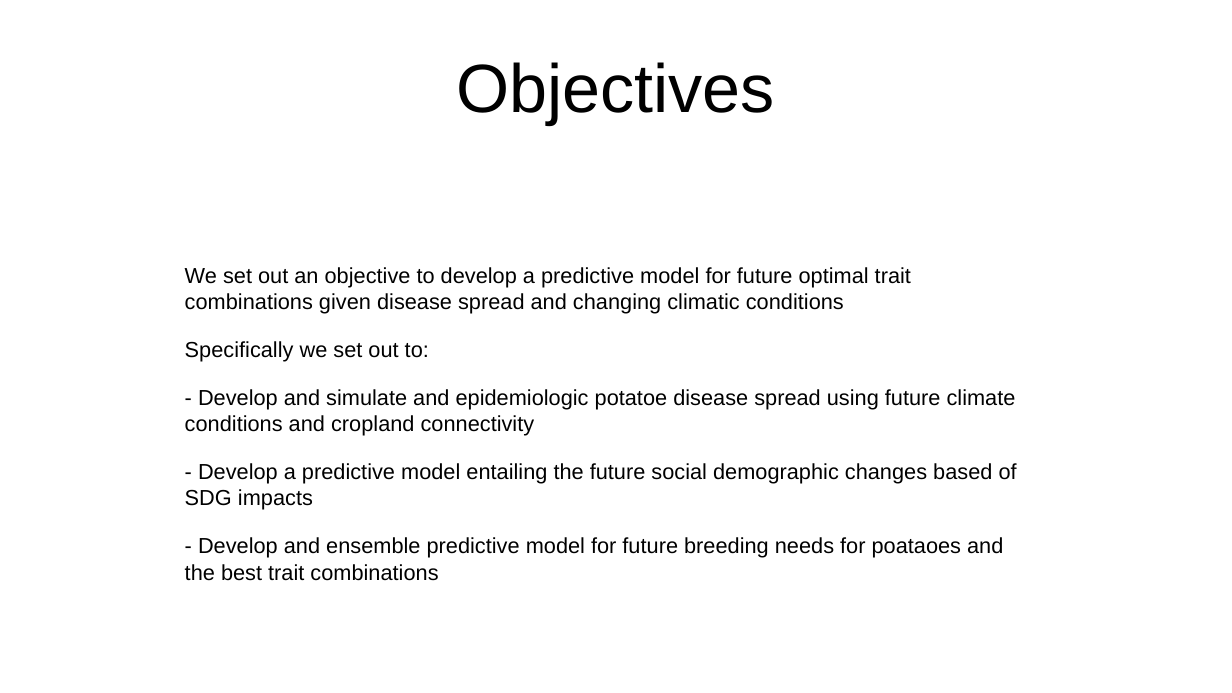
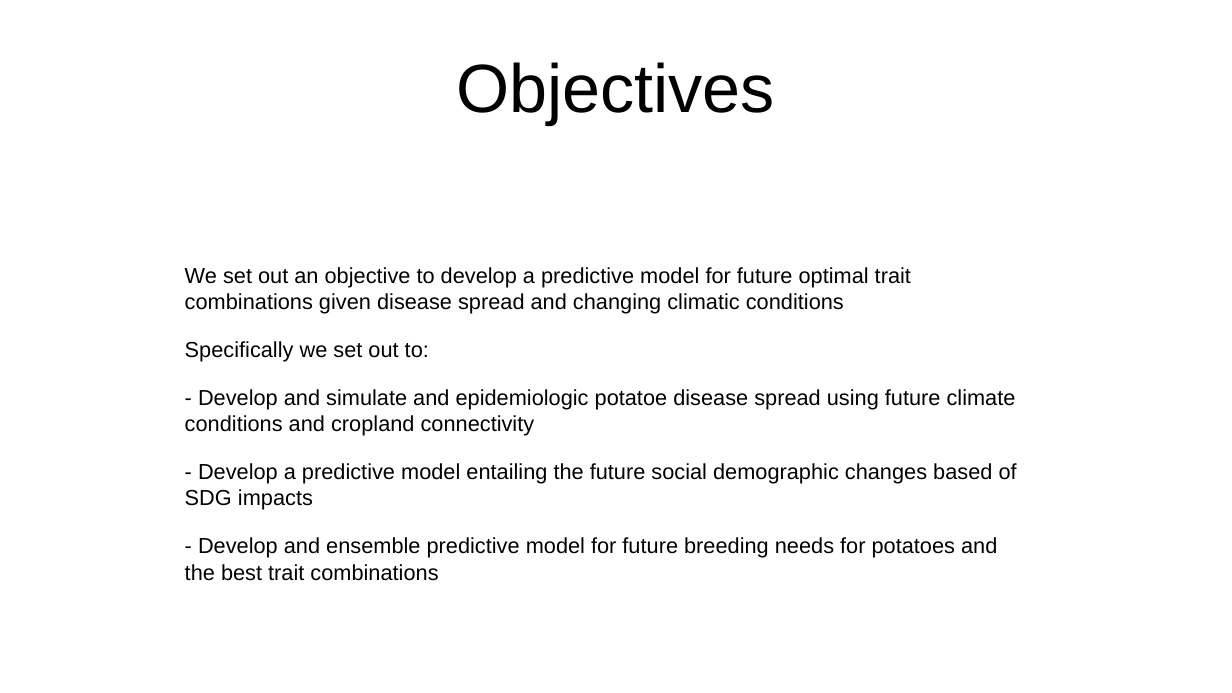
Before and after one commit to ShadrackOdikara/FutureProofAgricAIBreedingEpidemiology, a slide deck: slide 5 of Documentation/20th January 2025 Presentation.pptx. Drawn at 1232x693 pixels with LibreOffice and Linux fonts; fonts in the diff are those of the drawing. Boxes give left, top, right and bottom in pixels: in the first picture for what was removed or moved away, otherwise in the second. Text is boxed around its words. In the diff, an @@ line names an element or a change of style, - is before the commit and + after.

```diff
--- a/Documentation/20th January 2025 Presentation.pptx
+++ b/Documentation/20th January 2025 Presentation.pptx
@@ text at (x1=185, y1=537, x2=997, y2=581): text changed @@
-- Develop and ensemble predictive model for future breeding needs for poataoes and the best trait combinations
+- Develop and ensemble predictive model for future breeding needs for potatoes and the best trait combinations
```
Also in this commit, not shown: 5 other slides changed, 6 slides added, 5 slides removed, 19 other files.
